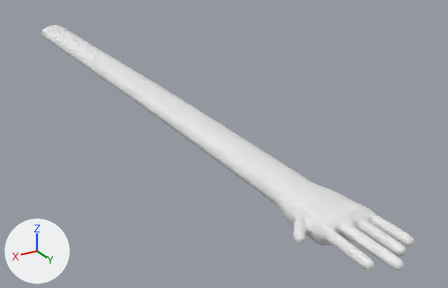
The Blender file Assets/Meshes/arm.blend: old version first, new version second.
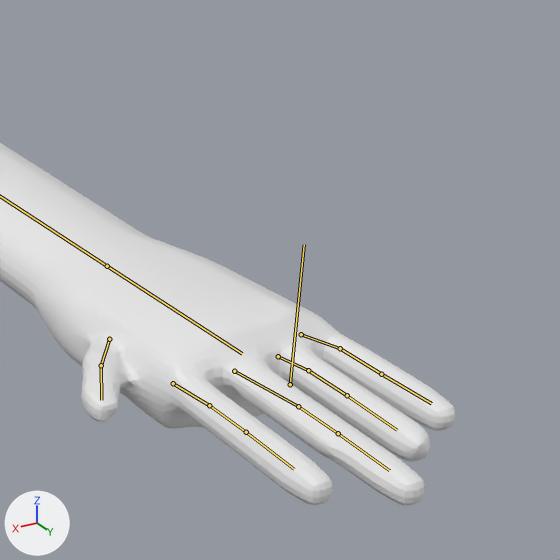
Each version is shown whole from a 50 mm lens placed at (0.54, 1.953, 0.45), pointed at (-0.109, 0.871, -0.091), then close up on the part from 60% to 100% of the width and 37% to 100% of the height. The lights are fixed; the arrows at lower left show +X, +Y and +Z. The bones that bend it are drawn over the model as lines in the close-ups.
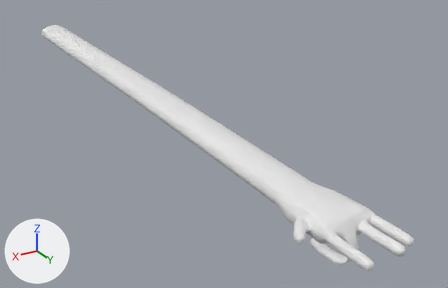
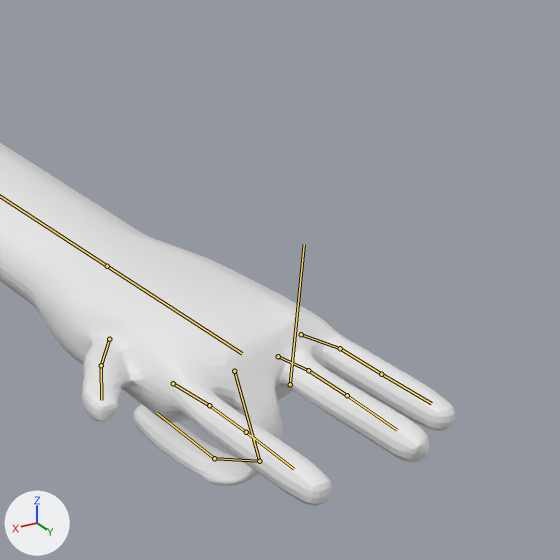
The newer file adds an action. The first version stands in its rest pose; the second is drawn at frame 60 of the action 'Middle'.

Changed parts and their boxes (x1, y1, x2, y2) in the close-ups (560 x 560 px):
'Cylinder', posed: before (0, 143, 456, 506); after (0, 143, 455, 506)
bone 'Majeur1', root to tip: before (234, 371) to (298, 406); after (234, 371) to (259, 461)
bone 'Majeur2', root to tip: before (298, 406) to (338, 433); after (259, 461) to (214, 458)
bone 'Majeur3', root to tip: before (338, 433) to (389, 470); after (214, 458) to (157, 413)

What the commit changed:
Bone 'Majeur1' (bone_majeur1) turns from (0, 0, 0) to (71, 1, -16) degrees about its own x, y and z.
Bone 'Majeur2' (bone_majeur2) turns from (0, 0, 0) to (-1, -21, -89) degrees about its own x, y and z.
Bone 'Majeur3' (bone_majeur3) turns from (0, 0, 0) to (4, -13, 47) degrees about its own x, y and z.
